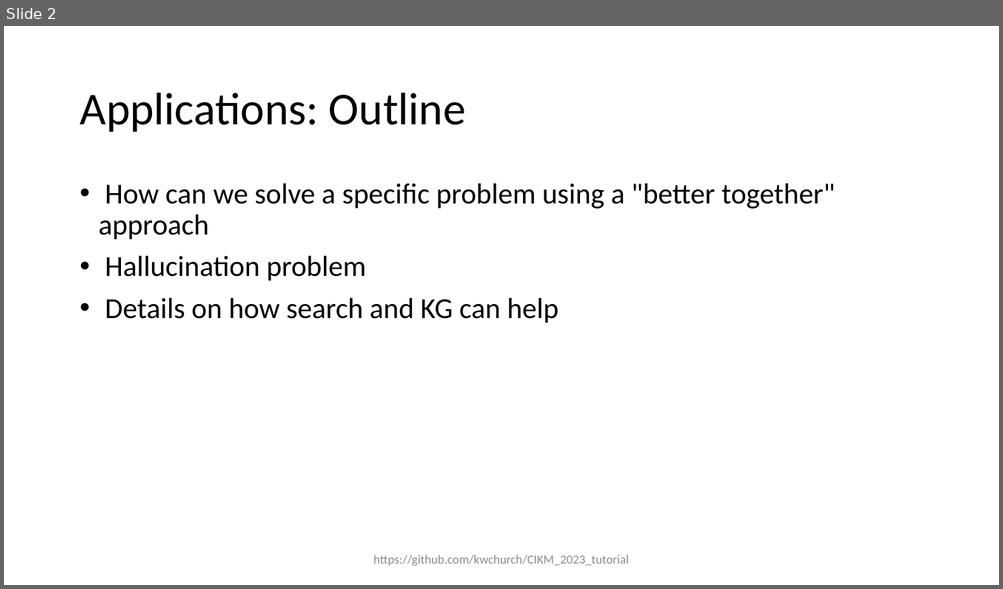
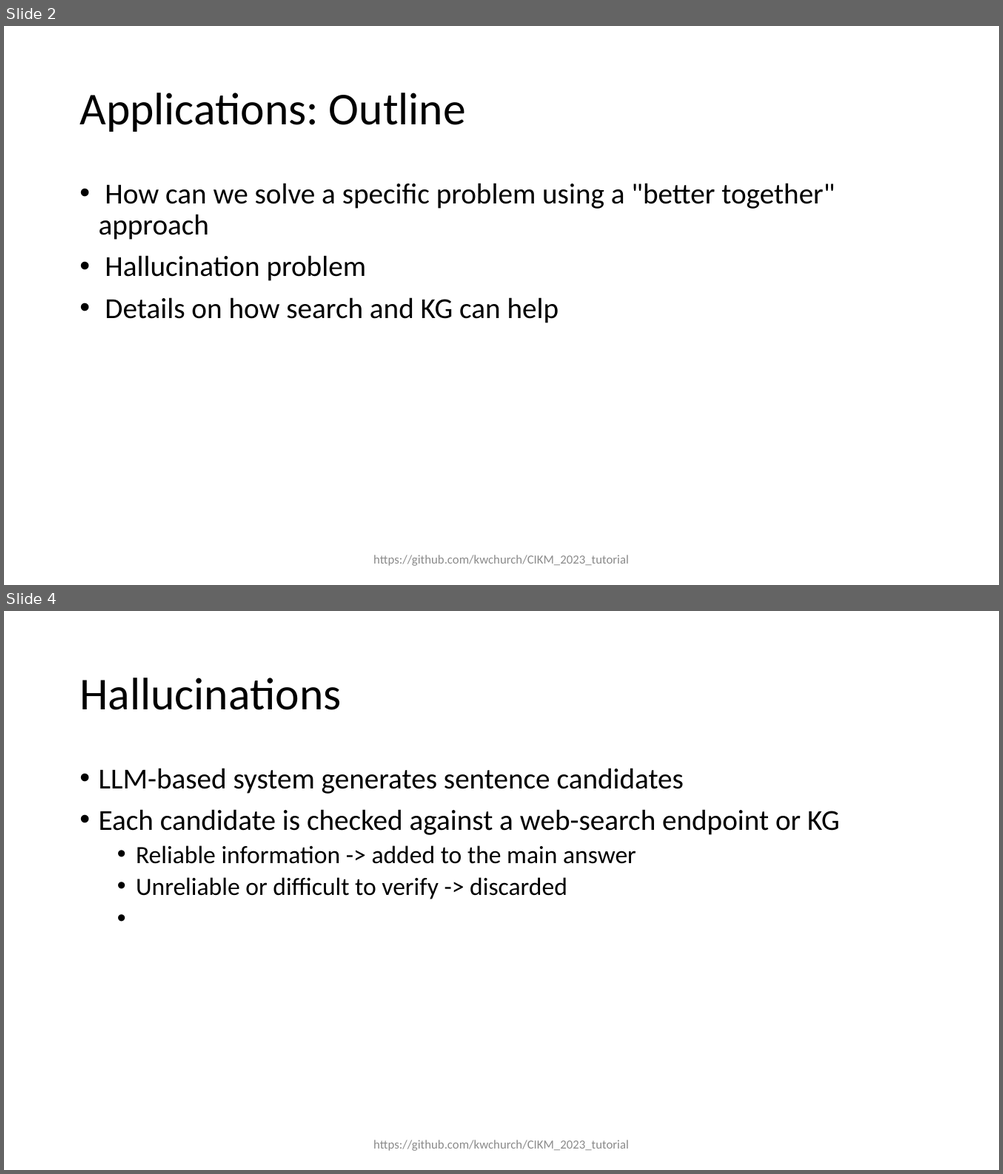
Before and after one commit to kwchurch/CIKM_2023_tutorial, a slide deck: slides/CIKM_Applications.pptx. Shown one above the other, each under a label of ours: slide 2 before the commit, slides 2 and 4 after it; the slides between them are not shown. The pictures are 1003x589 and 1003x1174 pixels, drawn with LibreOffice and Linux fonts; fonts in the diff are those of the drawing. Boxes give left, top, right and bottom in pixels: in the first picture for what was removed or moved away, otherwise in the second. Text is boxed around its words. In the diff, an @@ line names an element or a change of style, - is before the commit and + after.

```diff
--- a/slides/CIKM_Applications.pptx
+++ b/slides/CIKM_Applications.pptx
@@ slide 4 added at <box>4,611,999,1170</box>, background #FFFFFF @@
@@ title added at <box>79,678,341,710</box>, 44 pt, text #000000 @@
+Hallucinations
@@ text added at <box>99,768,839,900</box>, 28 pt, text #000000 @@
+• LLM-based system generates sentence candidates
+• Each candidate is checked against a web-search endpoint or KG
+  • Reliable information -> added to the main answer
+  • Unreliable or difficult to verify -> discarded
@@ text added at <box>373,1140,629,1151</box>, 12 pt, text #8C8C8C @@
+https://github.com/kwchurch/CIKM_2023_tutorial
```
Also in this commit, not shown: 2 other slides added, 10 other files.
